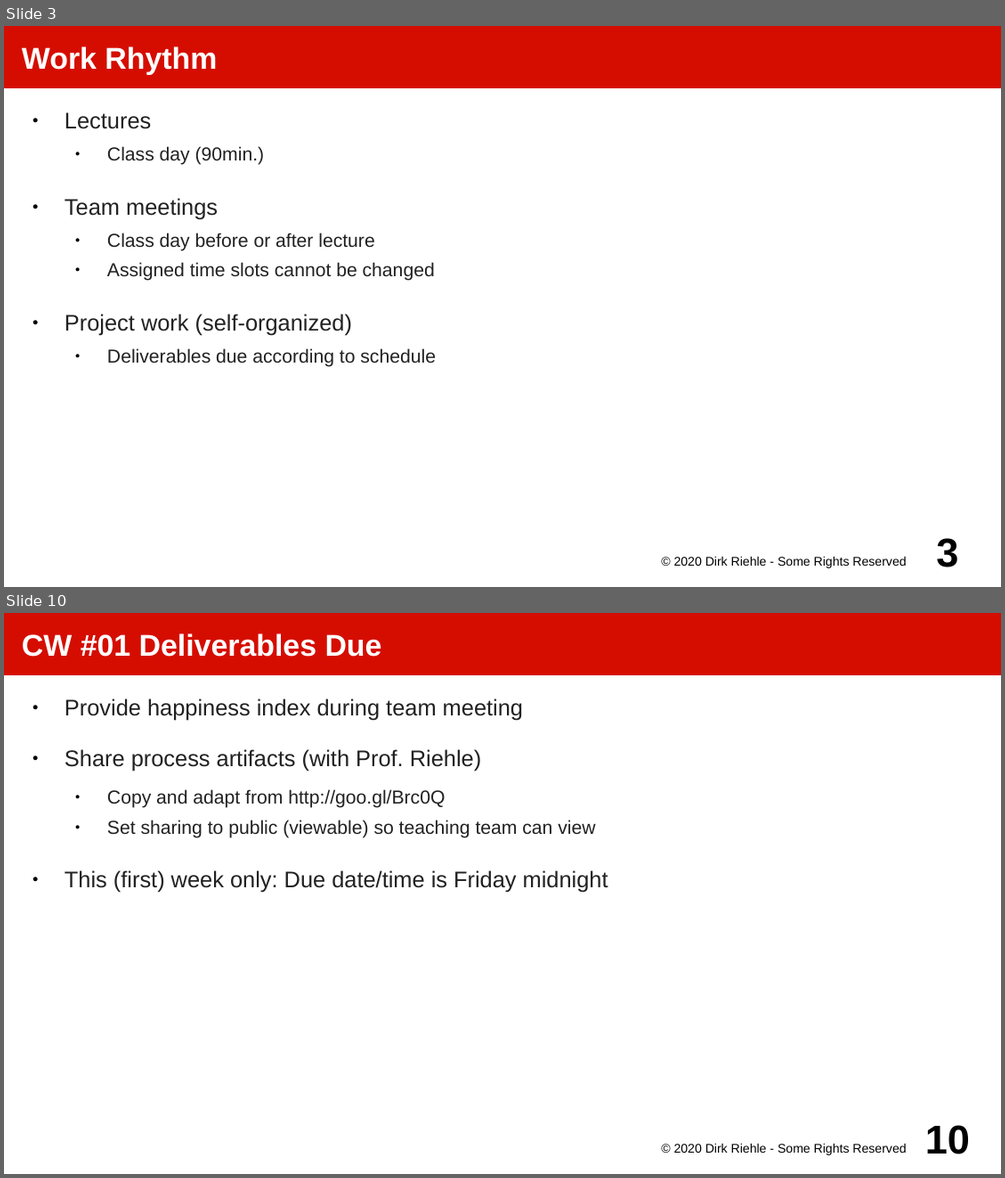
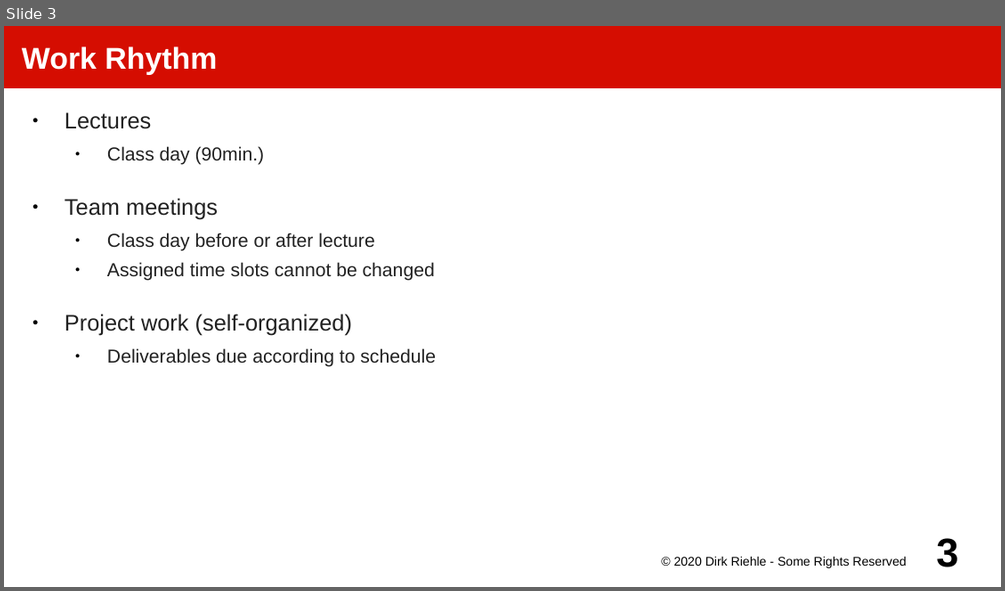
Before and after one commit to dirkriehle/amos-course, a slide deck: Lecture slides/AMOS A02 - Course Homework.odp. Shown one above the other, each under a label of ours: slides 3 and 10 before the commit, slide 3 after it; the slides between them are not shown. The pictures are 1005x1178 and 1005x591 pixels, drawn with LibreOffice and Linux fonts; fonts in the diff are those of the drawing. Boxes give left, top, right and bottom in pixels: in the first picture for what was removed or moved away, otherwise in the second. Text is boxed around its words. In the diff, an @@ line names an element or a change of style, - is before the commit and + after.

Commit message:
Switched deliverables to online docs

```diff
--- a/Lecture slides/AMOS A02 - Course Homework.odp
+++ b/Lecture slides/AMOS A02 - Course Homework.odp
@@ slide 10 removed at <box>4,613,1001,1174</box>, background #FFFFFF @@
@@ title removed at <box>4,613,1001,675</box> @@
-CW #01 Deliverables Due
@@ text removed at <box>65,698,608,892</box> @@
-● Provide happiness index during team meeting
-● Share process artifacts (with Prof. Riehle)
-  ● Copy and adapt from http://goo.gl/Brc0Q
-  ● Set sharing to public (viewable) so teaching team can view
-● This (first) week only: Due date/time is Friday midnight
@@ text removed at <box>674,1143,906,1155</box> @@
-© 2020 Dirk Riehle - Some Rights Reserved
@@ page number removed at <box>925,1125,970,1154</box> @@
-10
```
Also in this commit, not shown: 2 slides changed, 19 other slides removed, 33 other files.
